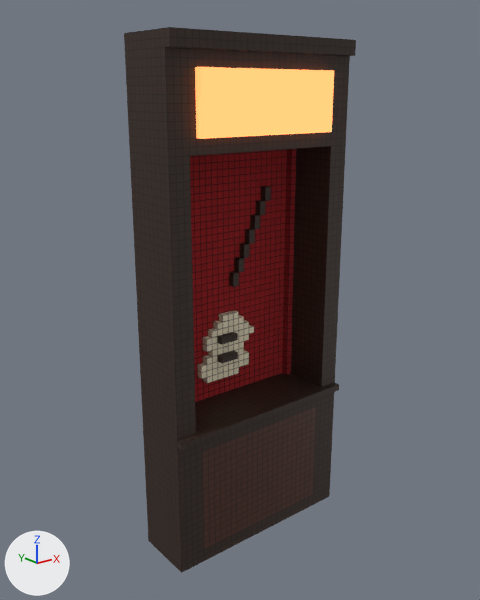
Renders of the glTF model game/assets/kit/bar/back_bar_art.glb from each side of a commit.
The view is the same before and after, from a 50 mm lens placed at (-2.89, -3.54, 3.26), pointed at (-0.03, 0.04, 1.83). Every picture has the same lights, and +X, +Y and +Z are marked at lower left. The first picture is the older version.

Before the edit, the objects in view are built like this:
```python
mat_soffitpeach_emissive = principled_material('SoffitPeach_emissive')
mat_soffitpeach_emissive.base_color = (0.807, 0.22, 0.0685)  # orange #e8814a
mat_soffitpeach_emissive.roughness = 0.4
mat_soffitpeach_emissive.emission_color = (1.0, 0.272, 0.0849)  # orange #ff8e52
mat_soffitpeach_emissive.emission_strength = 2.017
me_back_bar_art = bpy.data.meshes.new('back_bar_art')
me_back_bar_art.from_pydata(...)  # 217 vertices, 318 faces; spans x -0.75..0.75, y -0.25..0.25, z 0.0..3.6
# faces by material slot: [2, 56, 88, 10, 8, 154]
me_back_bar_art.materials.append(mat_barfront)
me_back_bar_art.materials.append(mat_carpetred)
me_back_bar_art.materials.append(mat_labelcream)
me_back_bar_art.materials.append(mat_soffitpeach_emissive)  # orange #e8814a, glowing orange #ff8e52
me_back_bar_art.materials.append(mat_velvetred)
me_back_bar_art.materials.append(mat_wooddark)
ob_back_bar_art = bpy.data.objects.new('back_bar_art', me_back_bar_art)
ob_back_bar_art.location = (0.0, 0.0, 0.0)
```
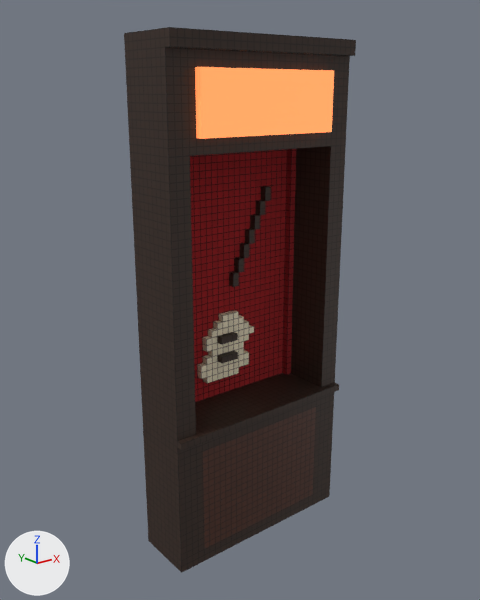
Where the change shows, as pixel boxes (x1, y1, x2, y2) in the pictures (480 x 600 px):
```json
{"object": "back_bar_art", "change": "surface changed", "before": [188, 63, 338, 143], "after": [188, 63, 338, 143], "on screen": "beige to orange"}
```

Scene script edits in JSON lines:
```json
{"op": "set", "path": "mat_soffitpeach_emissive.emission_strength", "old": "2.017", "new": "1.13"}
```
